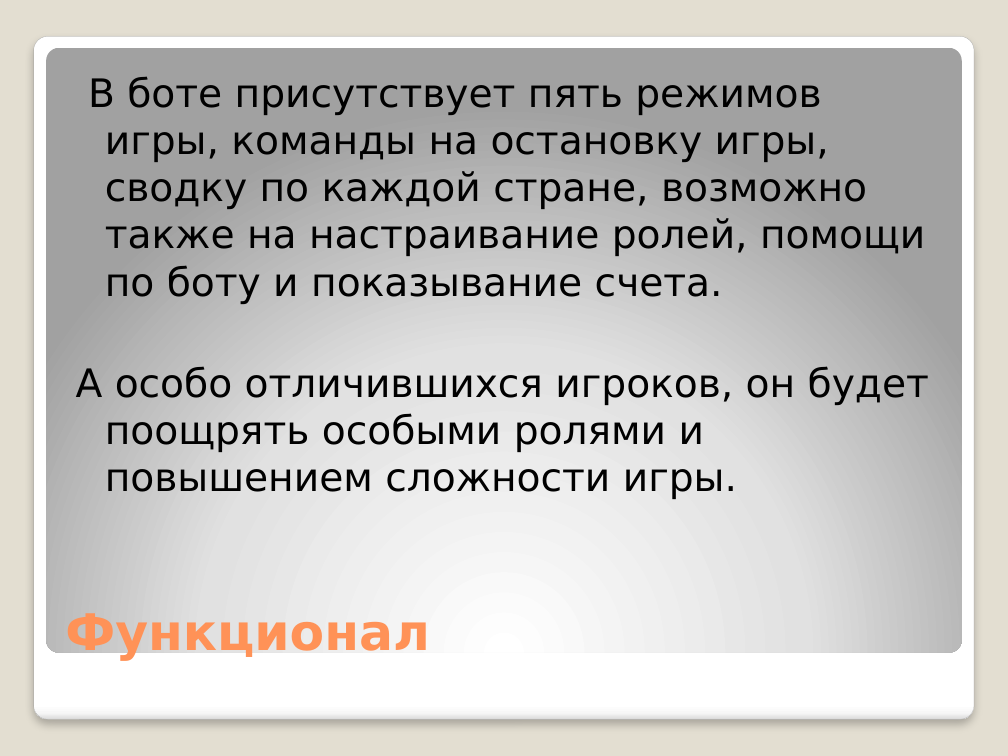
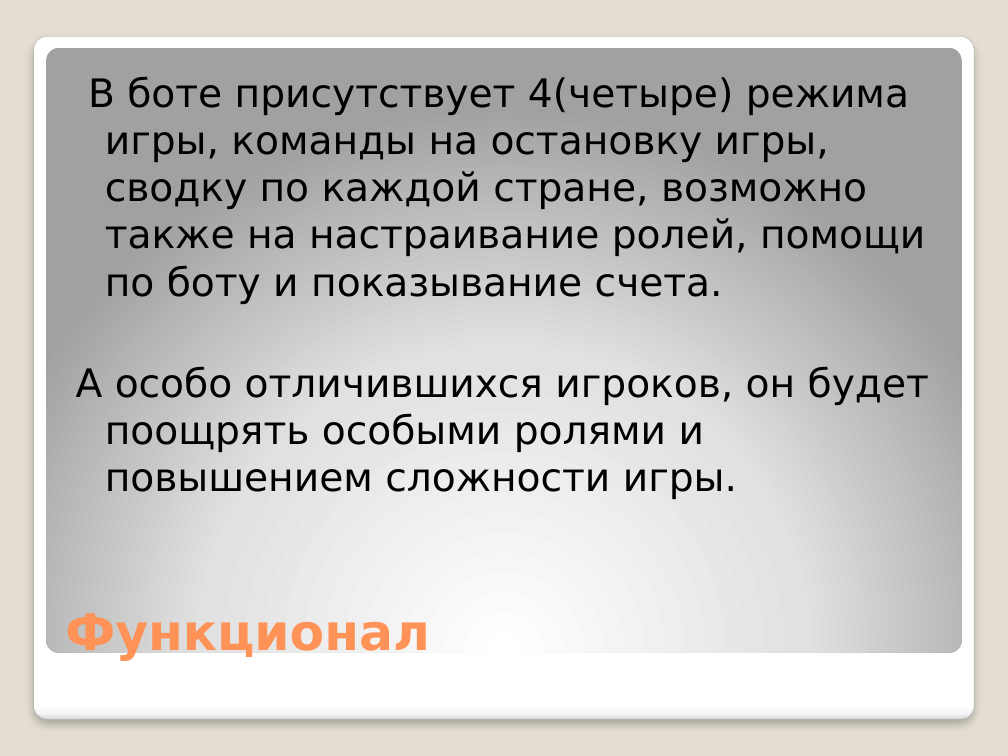
Before and after one commit to Skidle613/GeoGesser, a slide deck: slide 4 of Done/Презентация.pptx. Drawn at 1008x756 pixels with LibreOffice and Linux fonts; fonts in the diff are those of the drawing. Boxes give left, top, right and bottom in pixels: in the first picture for what was removed or moved away, otherwise in the second. Text is boxed around its words. In the diff, an @@ line names an element or a change of style, - is before the commit and + after.

```diff
--- a/Done/Презентация.pptx
+++ b/Done/Презентация.pptx
@@ text at box(88, 76, 925, 304): text changed @@
-В боте присутствует пять режимов игры, команды на остановку игры, сводку по каждой стране, возможно также на настраивание ролей, помощи по боту и показывание счета.
+В боте присутствует 4(четыре) режима игры, команды на остановку игры, сводку по каждой стране, возможно также на настраивание ролей, помощи по боту и показывание счета.
```
Also in this commit, not shown: 1 other slide changed.
